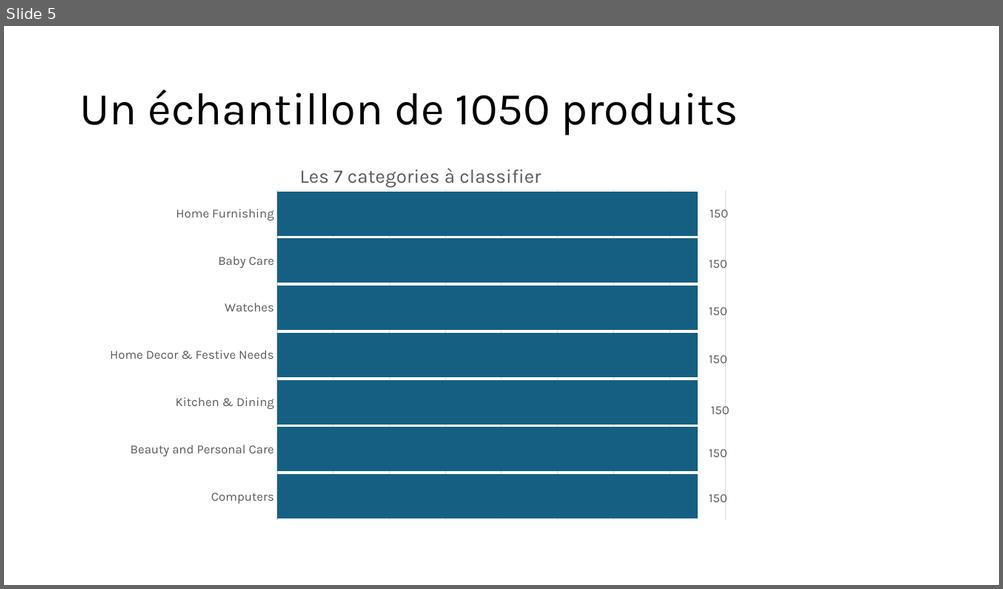
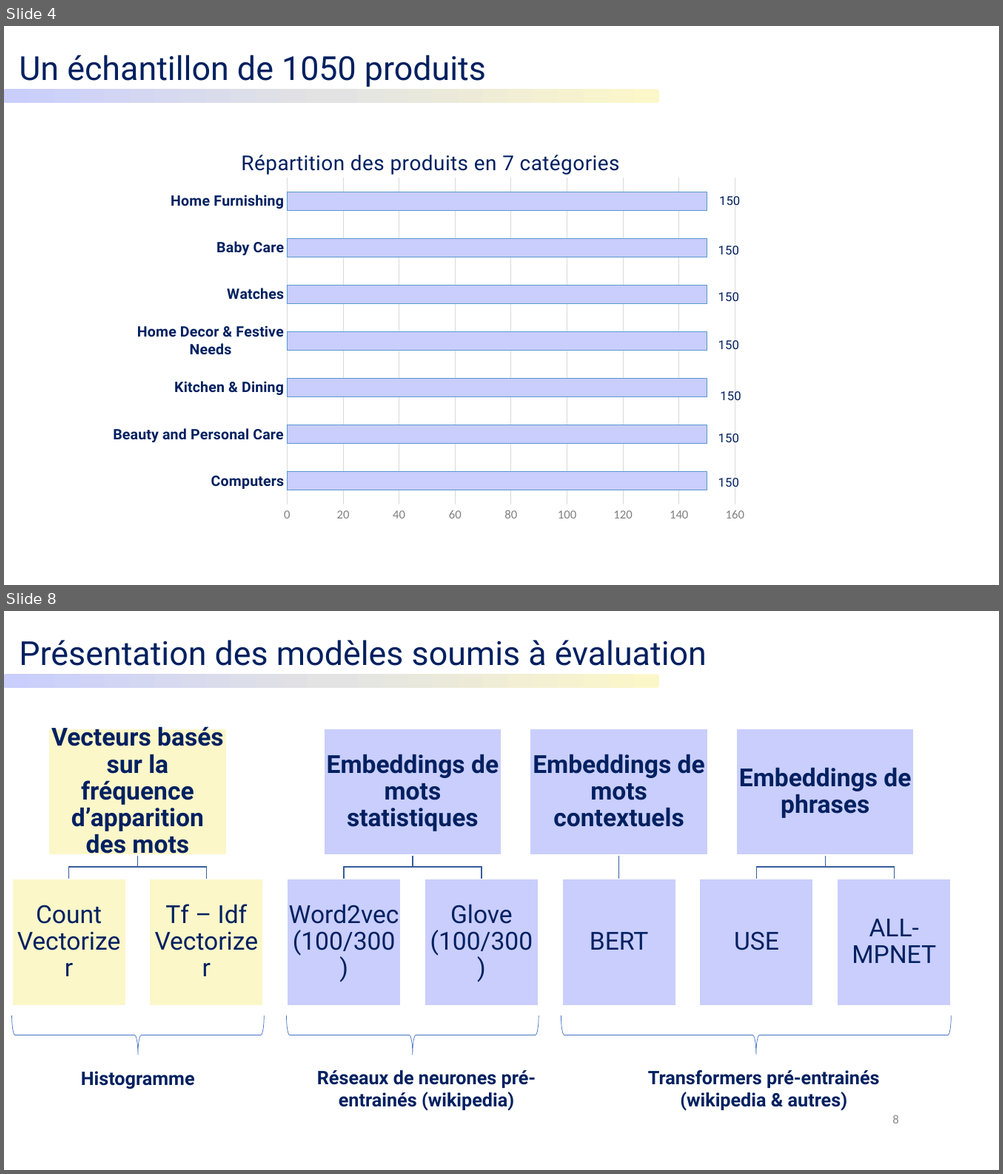
Before and after one commit to Hedredo/oc_projet_6, a slide deck: 5_presentation_072024.pptx. Shown one above the other, each under a label of ours: slide 5 before the commit, slides 4 and 8 after it; the slides between them are not shown. The pictures are 1003x589 and 1003x1174 pixels, drawn with LibreOffice and Linux fonts; fonts in the diff are those of the drawing. Boxes give left, top, right and bottom in pixels: in the first picture for what was removed or moved away, otherwise in the second. Text is boxed around its words. In the diff, an @@ line names an element or a change of style, - is before the commit and + after.

```diff
--- a/5_presentation_072024.pptx
+++ b/5_presentation_072024.pptx
@@ slide 8 added at bbox=[4, 611, 999, 1170], background #FFFFFF @@
@@ text added at bbox=[19, 640, 706, 666], 32 pt, text #002060 @@
+Présentation des modèles soumis à évaluation
@@ rounded rectangle added at bbox=[4, 675, 659, 688], fill gradient #FCF7C9 to #E3E3E3 to #C9CEFC @@
@@ group added at bbox=[12, 723, 950, 1005]: 11 rectangles, 11 texts, 7 freeform shapes @@
+Vecteurs basés sur la fréquence d’apparition des mots
+Count Vectorizer
+Tf – Idf Vectorizer
+Embeddings de mots statistiques
+Word2vec (100/300)
+Glove (100/300)
+Embeddings de mots contextuels
+BERT
+Embeddings de phrases
+USE
+ALL-MPNET
@@ right brace added at bbox=[12, 1016, 264, 1055], outline #4472C4 0.5 pt @@
@@ right brace added at bbox=[287, 1016, 538, 1055], outline #4472C4 0.5 pt @@
@@ right brace added at bbox=[560, 1016, 950, 1056], outline #4472C4 0.5 pt @@
@@ text added at bbox=[81, 1071, 195, 1090], 18 pt, text #002060, bold @@
+Histogramme
@@ text added at bbox=[317, 1071, 536, 1111], 18 pt, text #002060, bold @@
+Réseaux de neurones pré-entrainés (wikipedia)
@@ text added at bbox=[648, 1071, 879, 1111], 18 pt, text #002060, bold @@
+Transformers pré-entrainés (wikipedia & autres)
@@ page number added at bbox=[892, 1115, 898, 1124], 12 pt, text #8C8C8C @@
+8
@@ what was slide 5 is now slide 4 @@
@@ slide 4 changed as well @@
@@ text "Un échantillon de 1050 produits": place and size @@
-text "Un échantillon de 1050 produits" at bbox=[79, 90, 738, 136]
+text "Un échantillon de 1050 produits" at bbox=[19, 55, 486, 87]
@@ text "Un échantillon de 1050 produits" at bbox=[19, 55, 486, 87]: size 44 to 32 pt, font Karla to Roboto, text colour #000000 to #002060; line spacing 0.9 to 1; vertical alignment middle to top @@
@@ rounded rectangle added at bbox=[4, 90, 659, 103], fill gradient #FCF7C9 to #E3E3E3 to #C9CEFC @@
@@ bar chart at bbox=[113, 136, 747, 522] @@
@@ title "Les 7 categories à classifier " to "Répartition des produits en 7 catégories " @@
@@ colour of Series 1 #156082 to #C9CEFC @@
@@ data labels of Series 1 changed @@
@@ category axis changed @@
@@ value axis changed @@
@@ bar spacing changed @@
@@ lettering changed @@
@@ bar chart: place and size @@
-bar chart at bbox=[104, 147, 738, 534]
+bar chart at bbox=[113, 136, 747, 522]
```
Also in this commit, not shown: 2 other slides changed, 21 other slides added, 18 slides removed, 14 other files.
